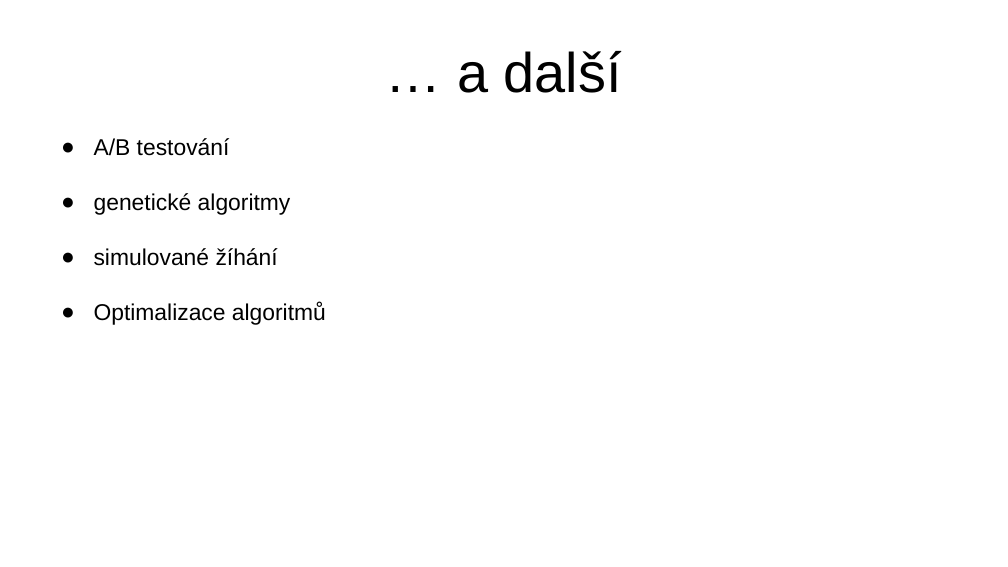
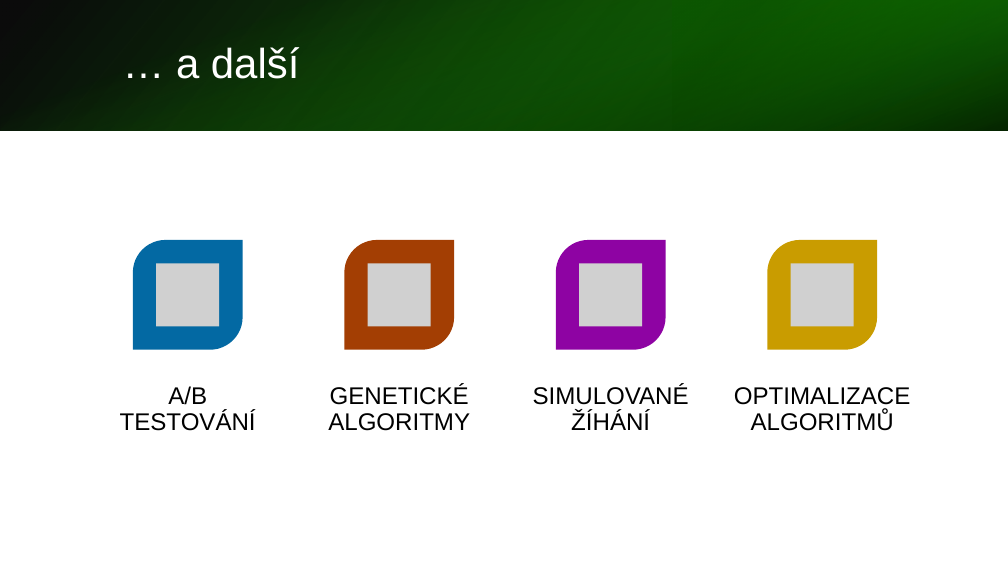
Before and after one commit to hruboson/UTB-PO-RAND, a slide deck: slide 12 of presentation.pptx. Drawn at 1008x567 pixels with LibreOffice and Linux fonts; fonts in the diff are those of the drawing; grey boxes stand for pictures. Boxes give left, top, right and bottom in pixels: in the first picture for what was removed or moved away, otherwise in the second. Text is boxed around its words. In the diff, an @@ line names an element or a change of style, - is before the commit and + after.

Commit message:
Prezentace pokročilé programování
Přidal jsem text do poznámek co bychom mohli +- říkat a snažil jsem se dodržovat styl možná ještě tam dám nějaký obsah a nějaký counter slidů

```diff
--- a/presentation.pptx
+++ b/presentation.pptx
@@ rectangle added at [0,0,1008,131], fill gradient #000000 to #127A02 @@
@@ rectangle added at [0,0,1008,130], fill gradient #18A303 to #000000 @@
@@ title "… a další": place and size @@
-title "… a další" at [457,51,622,93]
+title "… a další" at [176,47,299,79]
@@ title "… a další" at [176,47,299,79]: size 44 to 33 pt, text colour #000000 to #FFFFFF; alignment centre to left; line spacing 1 to 0.9 @@
@@ rectangle added at [672,0,1008,131], fill gradient #0C5201 to #18A303 @@
@@ text removed at [94,138,326,325] @@
-● A/B testování
-● genetické algoritmy
-● simulované žíhání
-● Optimalizace algoritmů
@@ group added at [120,240,910,431]: 4 round diag rects, 4 pictures, 4 texts @@
+A/B TESTOVÁNÍ
+GENETICKÉ ALGORITMY
+SIMULOVANÉ ŽÍHÁNÍ
+OPTIMALIZACE ALGORITMŮ
```
Also in this commit, not shown: 12 other slides changed, 3 slides added, 1 slide removed.
